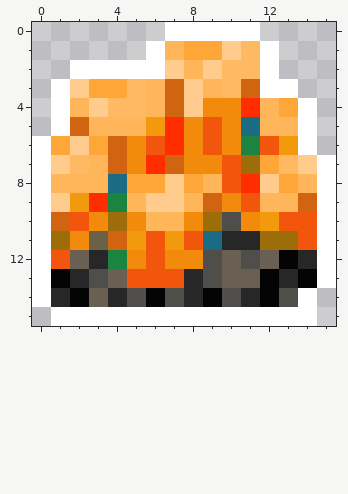
Pixel-art sprite -- assets/environment/minerals/orange.png. Above: the version before the commit.
The file is 16x16 pixels. Colours within 5 levels of each other are drawn and written as one.
Now the later version:
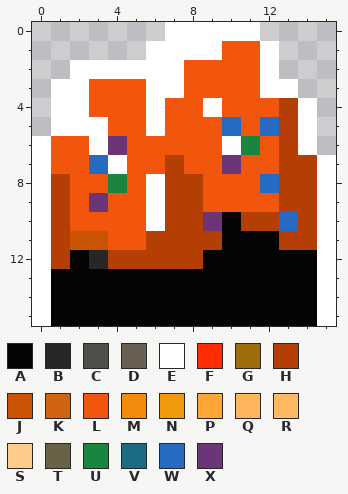
Palette (. is transparent): A #040404  B #282727  C #4f4e4b  D #6a5f53  E #ffffff  F #ff2d00  G #9d6d0a  H #b53e04  J #ca5304  K #d06410  L #f2560c  M #f28b0c  N #f2990c  P #ffa639  Q #ffb55a  R #ffb963  S #ffcc8e  T #6a6248  U #1a8440  V #1a6b84  W #256bc4  X #6b3577
What changed:
Changed rows in their new state; - is an unchanged pixel.
first column x 0:
 1 -------EEELL----
 2 -------ELLLL----
 3 --ELLLEELLLL----
 4 --ELLLELLELLLH--
 5 --EELLELL-WLWH--
 6 -LLEXL-LL-E--H--
 7 -LLWELLHLLXLLHH-
 8 -HLLULEHHL-LWHH-
 9 -HLXLLEHHLL-LHH-
10 -H-LLLEHHXAHHWH-
11 -HJJLLHHHHAAAHH-
12 -HA-HHHHHAAAA-A-
13 --AAAAAAAAAA-A--
14 -A-AAA-AA-AA-AAE
15 EAAAAAAAAAAAAAAE
